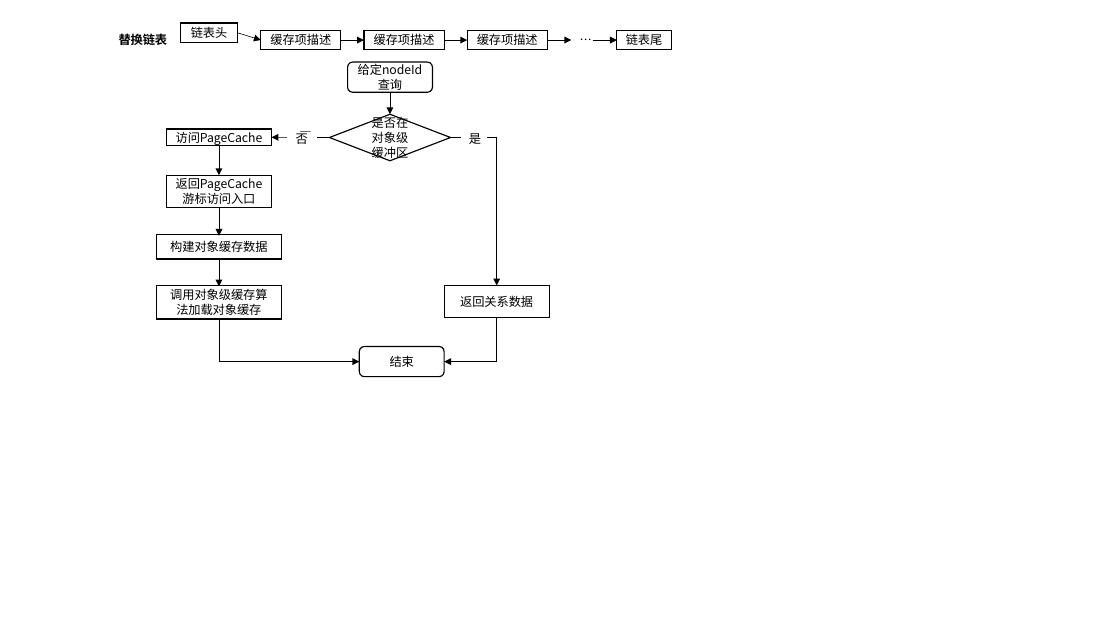
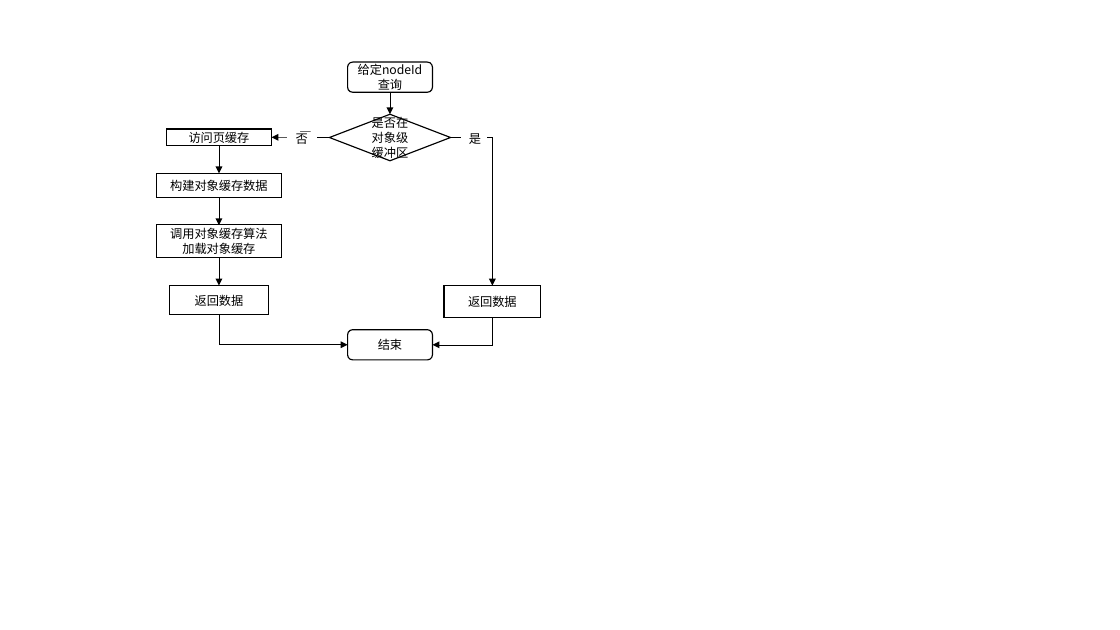
Before and after one commit to yayadi23/BIM, a slide deck: slide 45 of 毕业论文资料/毕业论文图 [自动保存的].pptx. Drawn at 1120x630 pixels with LibreOffice and Linux fonts; fonts in the diff are those of the drawing. Boxes give left, top, right and bottom in pixels: in the first picture for what was removed or moved away, otherwise in the second. Text is boxed around its words. In the diff, an @@ line names an element or a change of style, - is before the commit and + after.

```diff
--- a/毕业论文资料/毕业论文图 [自动保存的].pptx
+++ b/毕业论文资料/毕业论文图 [自动保存的].pptx
@@ rectangle removed at [181, 23, 237, 42] @@
-链表头
@@ text removed at [119, 32, 168, 49] @@
-替换链表
@@ arrow removed from (238, 33) to (261, 40) @@
@@ rectangle removed at [261, 30, 341, 50] @@
-缓存项描述
@@ arrow removed from (341, 40) to (364, 40) @@
@@ rectangle removed at [364, 30, 444, 50] @@
-缓存项描述
@@ arrow removed from (444, 40) to (467, 40) @@
@@ rectangle removed at [467, 30, 547, 50] @@
-缓存项描述
@@ arrow removed from (548, 40) to (571, 40) @@
@@ text removed at [571, 30, 593, 50] @@
-…
@@ arrow removed from (593, 40) to (617, 40) @@
@@ rectangle removed at [617, 30, 671, 50] @@
-链表尾
@@ text in rectangle at [189, 129, 250, 146]: text changed @@
-访问PageCache
+访问页缓存
@@ elbow arrow moved from (450, 138) - (497, 286) to (450, 138) - (492, 286) @@
@@ 2 rectangles, 1 arrow: place and size @@
-2 rectangles, 1 arrow at [156, 234, 281, 319]
+2 rectangles, 1 arrow at [156, 173, 281, 258]
@@ text in rectangle at [170, 227, 267, 254]: text changed @@
-调用对象级缓存算法加载对象缓存
+调用对象缓存算法加载对象缓存
@@ arrow moved from (219, 208) - (219, 236) to (219, 258) - (219, 286) @@
@@ rectangle "返回数据": place and size @@
-rectangle "返回数据" at [166, 176, 271, 208]
+rectangle "返回数据" at [170, 286, 269, 315]
@@ text in rectangle at [195, 294, 244, 306]: text changed @@
-返回PageCache游标访问入口
+返回数据
@@ rectangle "返回数据": place and size @@
-rectangle "返回数据" at [444, 286, 549, 318]
+rectangle "返回数据" at [444, 286, 541, 318]
@@ text in rectangle at [468, 295, 517, 307]: text changed @@
-返回关系数据
+返回数据
@@ elbow arrow moved from (219, 319) - (360, 361) to (219, 315) - (348, 345) @@
@@ elbow arrow moved from (497, 318) - (444, 361) to (492, 318) - (433, 345) @@
@@ rounded rectangle "结束": place and size @@
-rounded rectangle "结束" at [360, 347, 444, 377]
+rounded rectangle "结束" at [348, 330, 433, 360]
```
Also in this commit, not shown: 6 other slides changed, 2 slides added, 12 other files.
